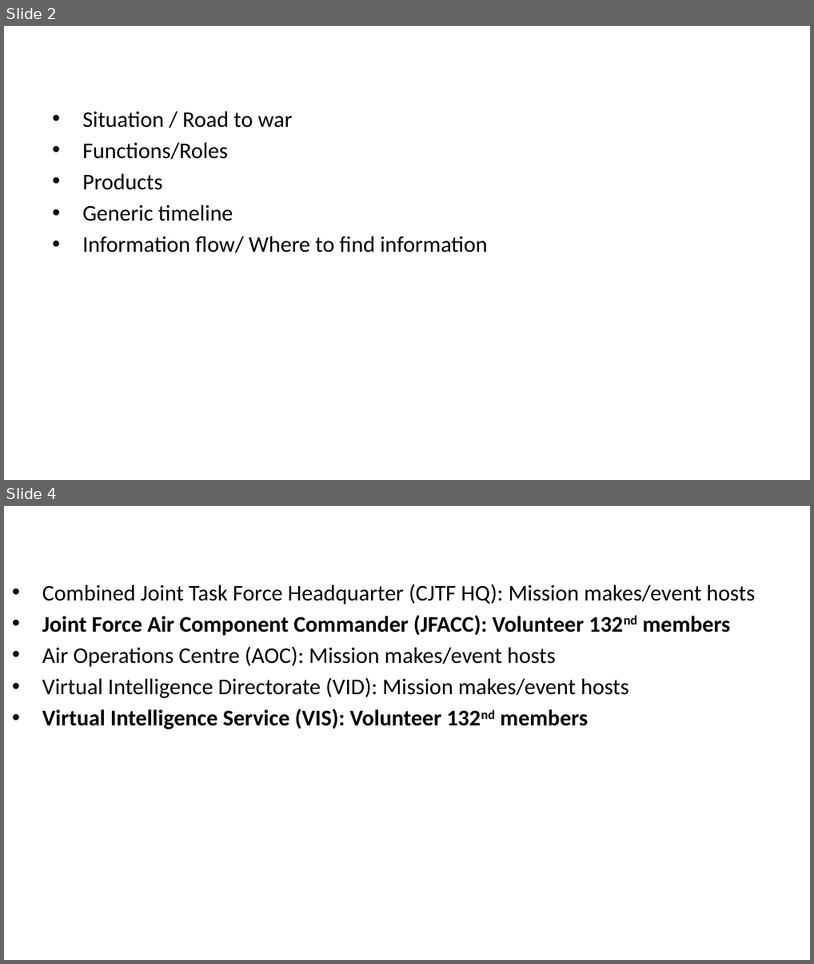
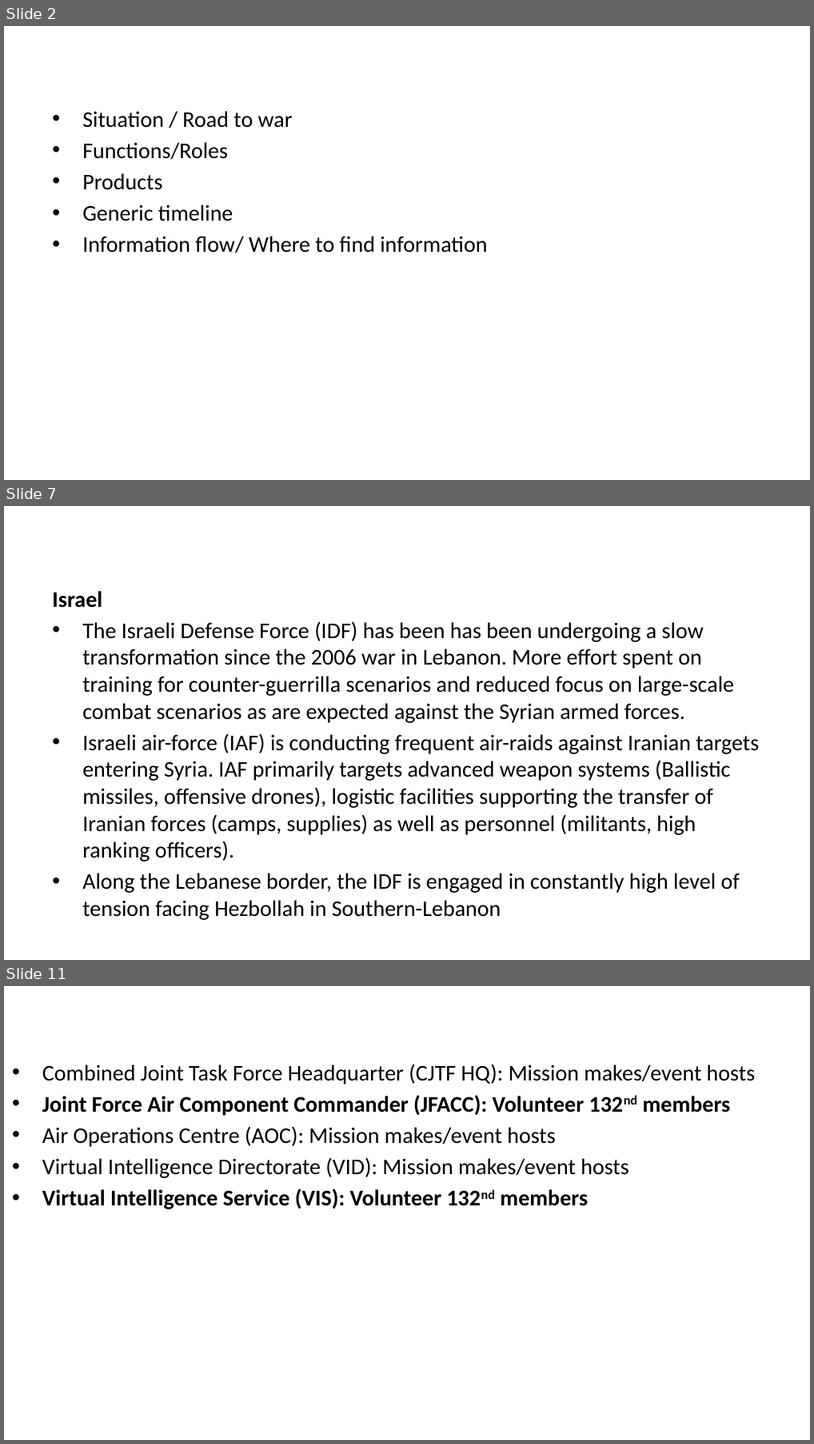
Before and after one commit to 132nd-vWing/OPAR-Brief, a slide deck: UNDER DEVELOPMENT/132nd OP ACTIVE RESOLVE Introduction Brief.pptx. Shown one above the other, each under a label of ours: slides 2 and 4 before the commit, slides 2, 7 and 11 after it; the slides between them are not shown. The pictures are 814x964 and 814x1444 pixels, drawn with LibreOffice and Linux fonts; fonts in the diff are those of the drawing; background and template pictures are left out. Boxes give left, top, right and bottom in pixels: in the first picture for what was removed or moved away, otherwise in the second. Text is boxed around its words. In the diff, an @@ line names an element or a change of style, - is before the commit and + after.

Commit message:
Added content to SITUATION slides

```diff
--- a/UNDER DEVELOPMENT/132nd OP ACTIVE RESOLVE Introduction Brief.pptx
+++ b/UNDER DEVELOPMENT/132nd OP ACTIVE RESOLVE Introduction Brief.pptx
@@ slide 7 added at box(4, 506, 810, 960), background #FFFFFF @@
@@ title added at box(52, 591, 102, 608), 28 pt, text #FFFFFF, bold @@
+SITUATION - Israel
@@ text added at box(82, 621, 759, 920), 20 pt, text #000000 @@
+Israel
+• The Israeli Defense Force (IDF) has been has been undergoing a slow transformation since the 2006 war in Lebanon. More effort spent on training for counter-guerrilla scenarios and reduced focus on large-scale combat scenarios as are expected against the Syrian armed forces.
+• Israeli air-force (IAF) is conducting frequent air-raids against Iranian targets entering Syria. IAF primarily targets advanced weapon systems (Ballistic missiles, offensive drones), logistic facilities supporting the transfer of Iranian forces (camps, supplies) as well as personnel (militants, high ranking officers).
+• Along the Lebanese border, the IDF is engaged in constantly high level of tension facing Hezbollah in Southern-Lebanon
@@ what was slide 4 is now slide 11 @@
```
Also in this commit, not shown: 7 other slides added, 1 slide removed, 1 other file.
